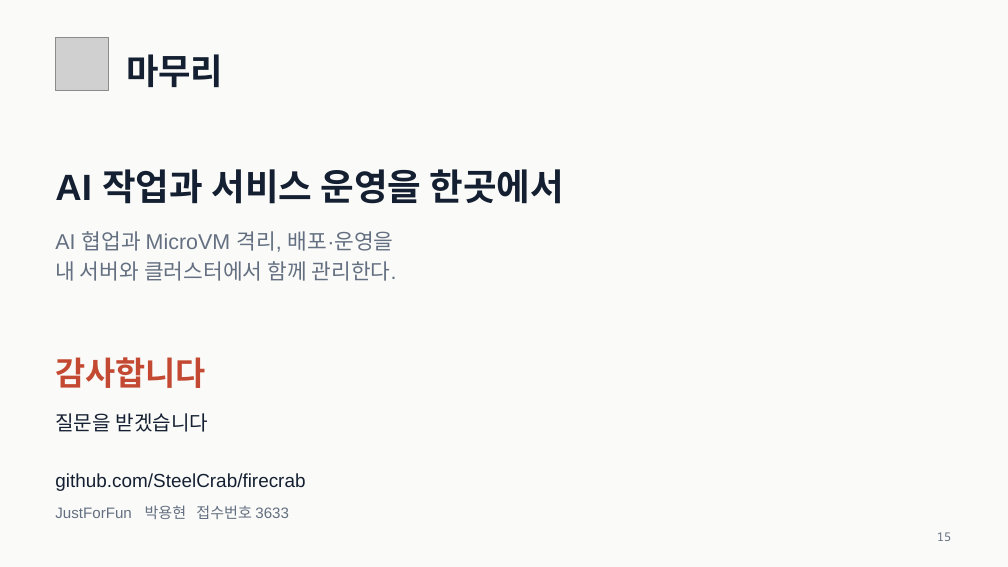
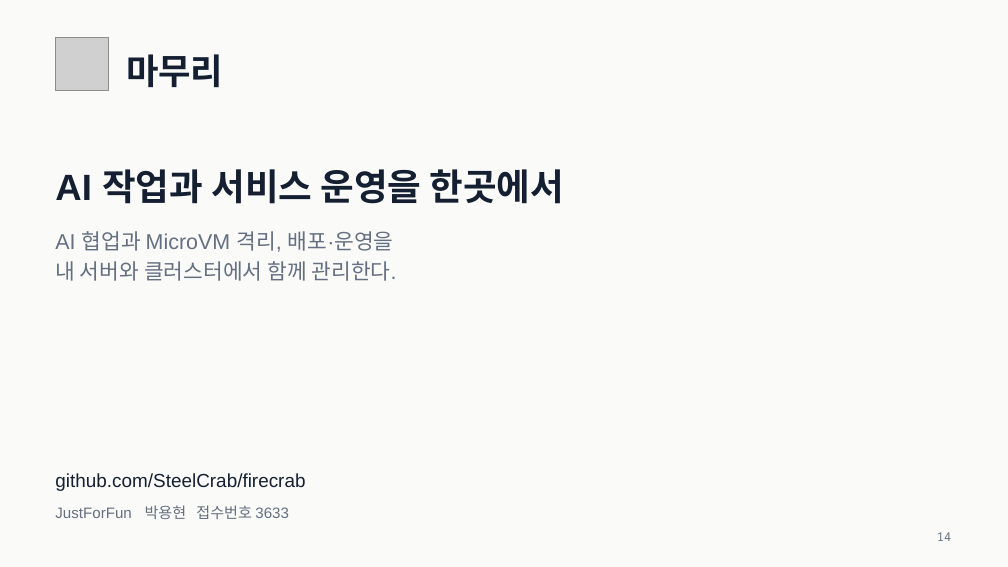
Before and after one commit to SteelCrab/Firecrab-pptx, a slide deck: slide 14 of output/Firecrab_3633_제출자료/제출파일/2026 오픈소스 개발자대회 2차 평가 발표 자료_3633_JustForFun.pptx (slide 15 before the commit). Drawn at 1008x567 pixels with LibreOffice and Linux fonts; fonts in the diff are those of the drawing; grey boxes stand for pictures. Boxes give left, top, right and bottom in pixels: in the first picture for what was removed or moved away, otherwise in the second. Text is boxed around its words. In the diff, an @@ line names an element or a change of style, - is before the commit and + after.

```diff
--- a/output/Firecrab_3633_제출자료/제출파일/2026 오픈소스 개발자대회 2차 평가 발표 자료_3633_JustForFun.pptx
+++ b/output/Firecrab_3633_제출자료/제출파일/2026 오픈소스 개발자대회 2차 평가 발표 자료_3633_JustForFun.pptx
@@ text removed at (55, 357, 206, 388) @@
-감사합니다
@@ text removed at (55, 413, 209, 432) @@
-질문을 받겠습니다
@@ text at (937, 532, 951, 541): text changed @@
-15
+14
```
Also in this commit, not shown: 5 other slides changed, 4 slides added, 4 slides removed, 32 other files.
